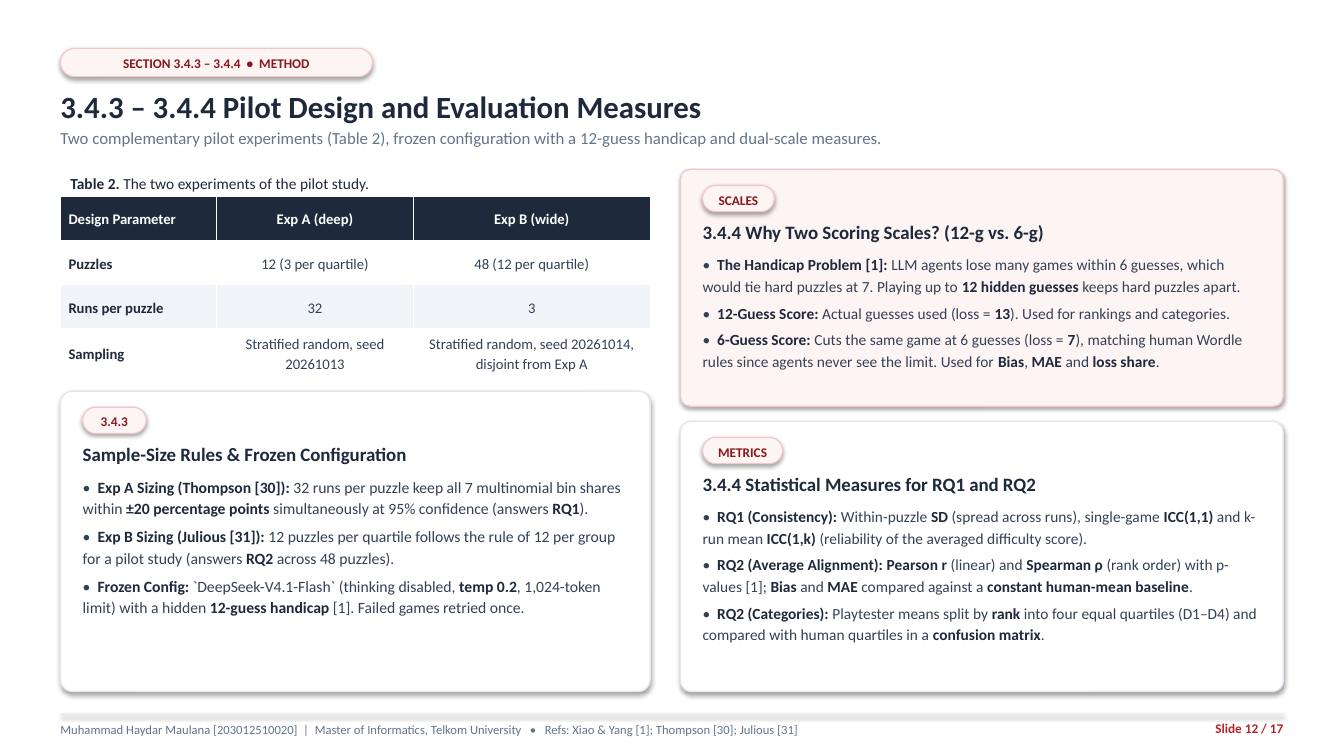
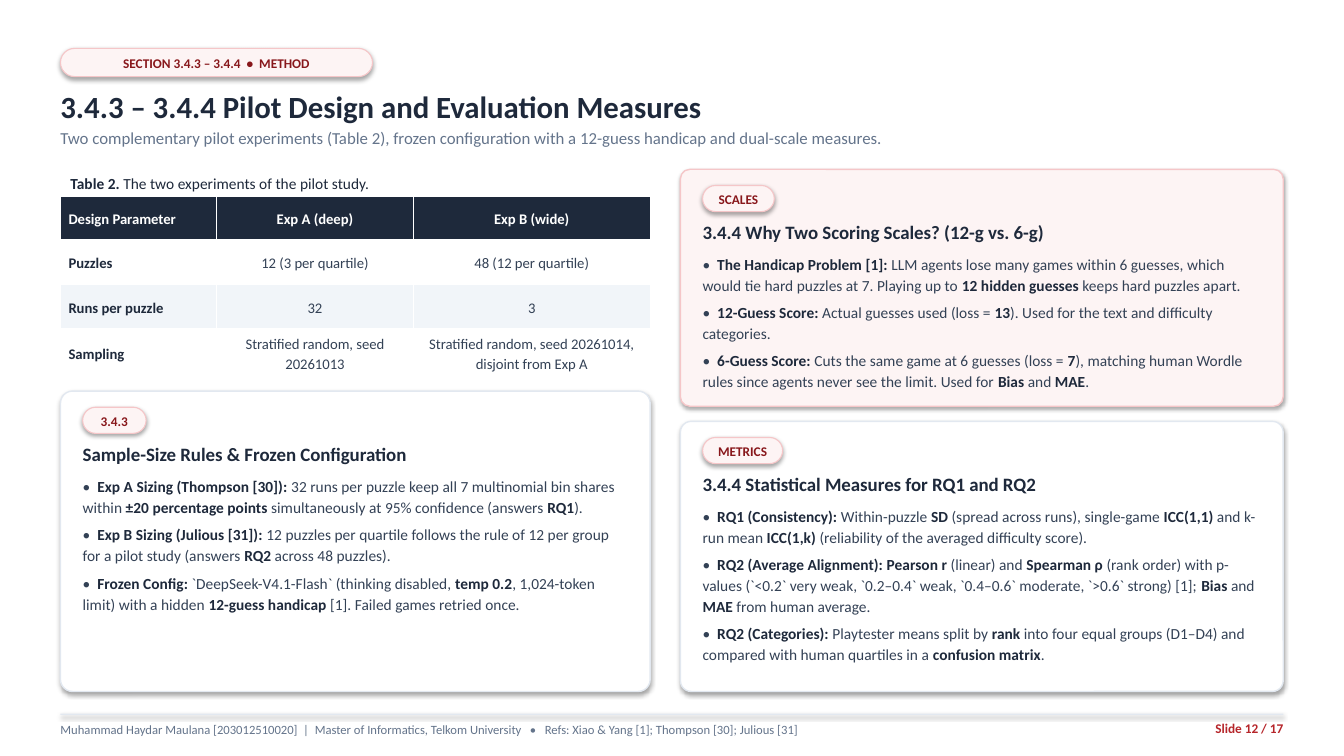
Before and after one commit to haydariday/Thesis, a slide deck: slide 12 of docs/thesis-1/thesis-progress-slides.pptx. Drawn at 1344x756 pixels with LibreOffice and Linux fonts; fonts in the diff are those of the drawing. Boxes give left, top, right and bottom in pixels: in the first picture for what was removed or moved away, otherwise in the second. Text is boxed around its words. In the diff, an @@ line names an element or a change of style, - is before the commit and + after.

```diff
--- a/docs/thesis-1/thesis-progress-slides.pptx
+++ b/docs/thesis-1/thesis-progress-slides.pptx
@@ text at bbox=[703, 307, 1243, 390]: text changed @@
-• 12-Guess Score: Actual guesses used (loss = 13). Used for rankings and categories.
-• 6-Guess Score: Cuts the same game at 6 guesses (loss = 7), matching human Wordle rules since agents never see the limit. Used for Bias, MAE and loss share.
+• 12-Guess Score: Actual guesses used (loss = 13). Used for the text and difficulty categories.
+• 6-Guess Score: Cuts the same game at 6 guesses (loss = 7), matching human Wordle rules since agents never see the limit. Used for Bias and MAE.
@@ text at bbox=[83, 480, 614, 613]: size 11.2 to 11 pt @@
@@ text at bbox=[703, 558, 1255, 663]: text changed @@
-• RQ2 (Average Alignment): Pearson r (linear) and Spearman ρ (rank order) with p-values [1]; Bias and MAE compared against a constant human-mean baseline.
-• RQ2 (Categories): Playtester means split by rank into four equal quartiles (D1–D4) and compared with human quartiles in a confusion matrix.
+• RQ2 (Average Alignment): Pearson r (linear) and Spearman ρ (rank order) with p-values (`<0.2` very weak, `0.2–0.4` weak, `0.4–0.6` moderate, `>0.6` strong) [1]; Bias and MAE from human average.
+• RQ2 (Categories): Playtester means split by rank into four equal groups (D1–D4) and compared with human quartiles in a confusion matrix.
```
Also in this commit, not shown: 11 other slides changed, 15 other files.
